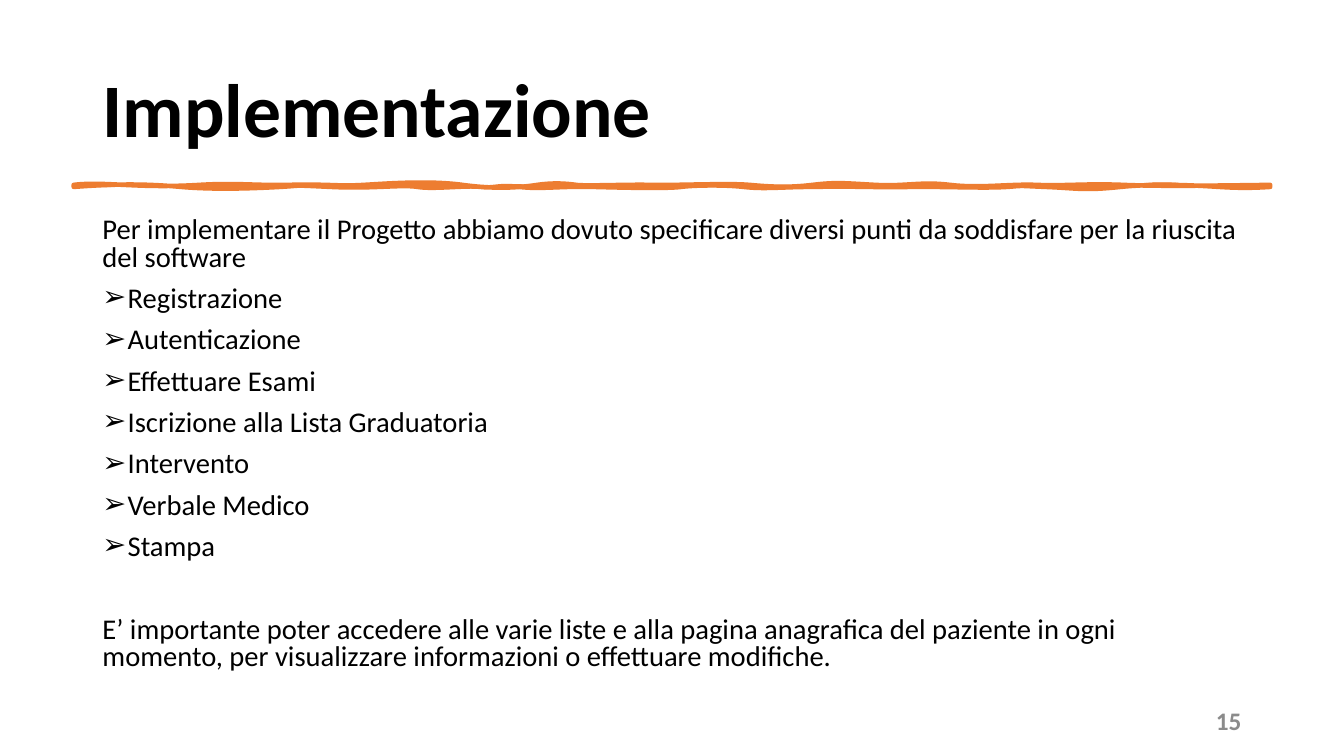
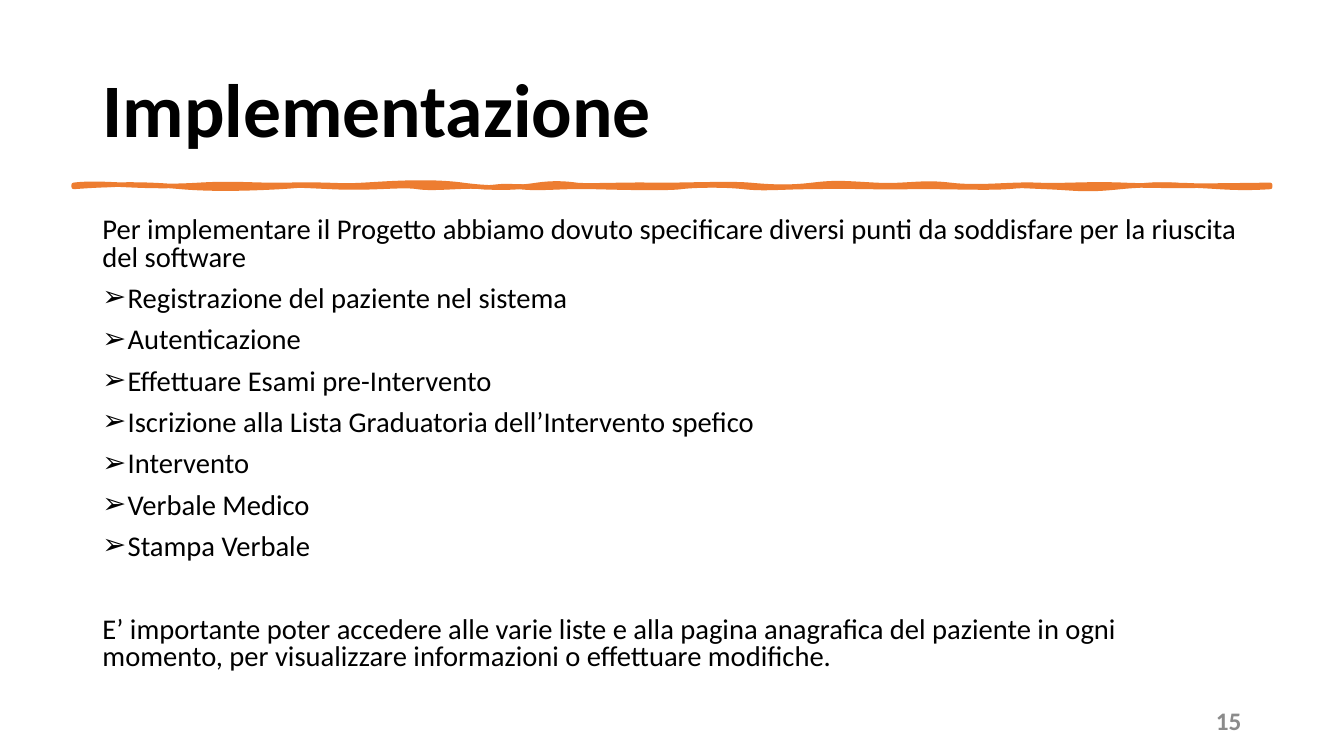
Before and after one commit to mangilimatteo/Progetto_Ingegneria_Software_Cattaneo_Mangili_Saini, a slide deck: slide 15 of Presentazione/Presentazione_Progetto.pptx. Drawn at 1344x756 pixels with LibreOffice and Linux fonts; fonts in the diff are those of the drawing. Boxes give left, top, right and bottom in pixels: in the first picture for what was removed or moved away, otherwise in the second. Text is boxed around its words. In the diff, an @@ line names an element or a change of style, - is before the commit and + after.

```diff
--- a/Presentazione/Presentazione_Progetto.pptx
+++ b/Presentazione/Presentazione_Progetto.pptx
@@ text at <box>128,288,568,313</box>: text changed @@
-➢ Registrazione
+➢ Registrazione del paziente nel sistema
@@ text at <box>128,371,754,437</box>: text changed @@
-➢ Effettuare Esami
-➢ Iscrizione alla Lista Graduatoria
+➢ Effettuare Esami pre-Intervento
+➢ Iscrizione alla Lista Graduatoria dell’Intervento spefico
@@ text at <box>128,536,310,561</box>: text changed @@
-➢ Stampa
+➢ Stampa Verbale
```
Also in this commit, not shown: 3 other slides changed.
